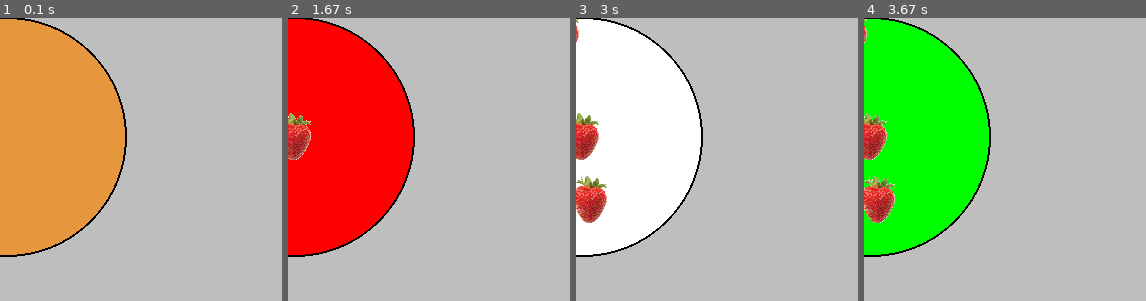
Above: before the commit, frames 1-4 (left to right).
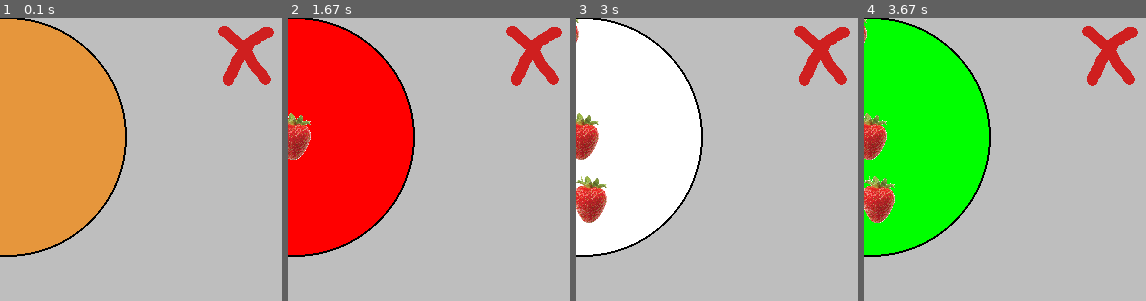
Above: after the commit, the same moments.

Repository: bennorth/cake-decoration-in-pygame
Game: pygame game, started from cake.py
Same seed, same stepped clock (60 frames per second), same inputs: the game is played once before the commit and once after it.
Inputs (mouse positions are % of the whole screen's width and height, from its top left):
- Up to frame 1 (0.1 s): no input
- Up to frame 2 (1.67 s): click (49, 53) at 0.38 s; click (23, 54) at 0.72 s; click (16, 78) at 1.05 s; click (21, 14) at 1.38 s
- Up to frame 3 (3 s): click (24, 32) at 1.72 s; click (50, 64) at 2.05 s; click (45, 35) at 2.38 s
- Up to frame 4 (3.67 s): click (13, 12) at 3.22 s; click (14, 63) at 3.55 s
The pictures show only the part of the screen within x 48-98%, y 32-82%; the shares and areas given below are measured in that part.

The runs differ from the first frame. In frame 1, 1.9% of the frame differs, in the area x 77-98%, y 2-25%; in frame 2, 1.9%; in frame 3, 1.9%; in frame 4, 1.9%.

Commit message:
draw 'delete all' icon in decoration menu
But currently nothing happens if you click on it.

Diff:
--- a/cake.py
+++ b/cake.py
@@ -20,7 +20,7 @@
 delete_all = pygame.image.load('delete-all-decorations.png')
 delete_all.convert_alpha()
 
-decoration_menu = [strawberry, marshmallows]
+decoration_menu = [strawberry, marshmallows, delete_all]
 
 current_decoration = strawberry
 
